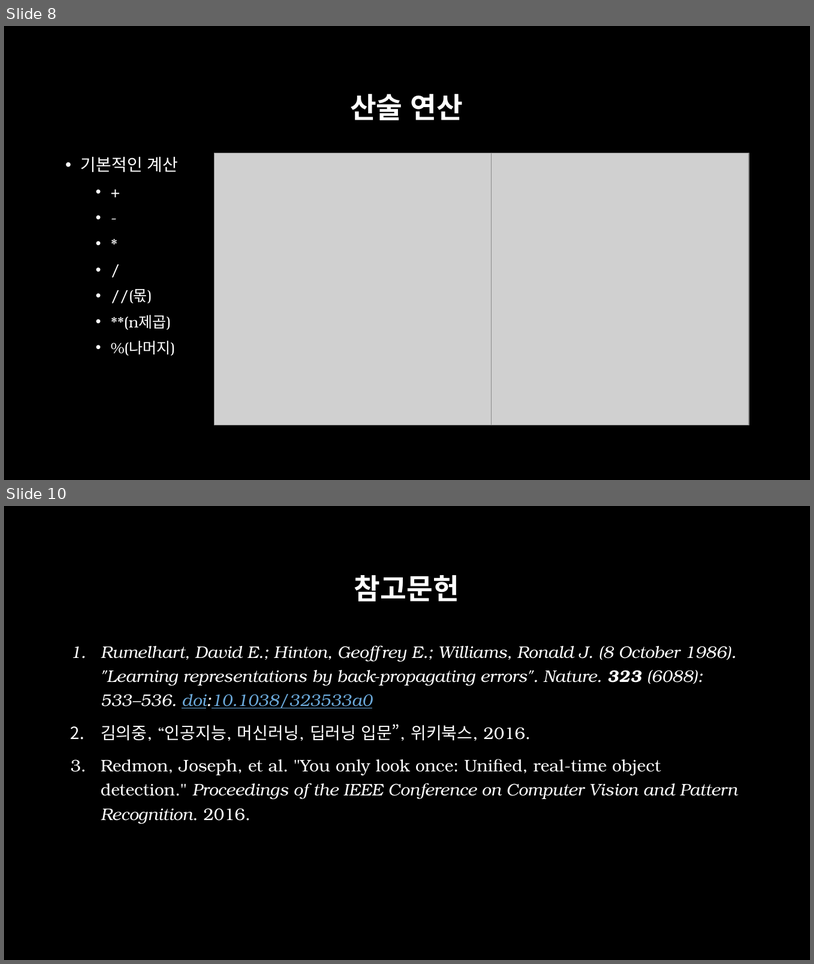
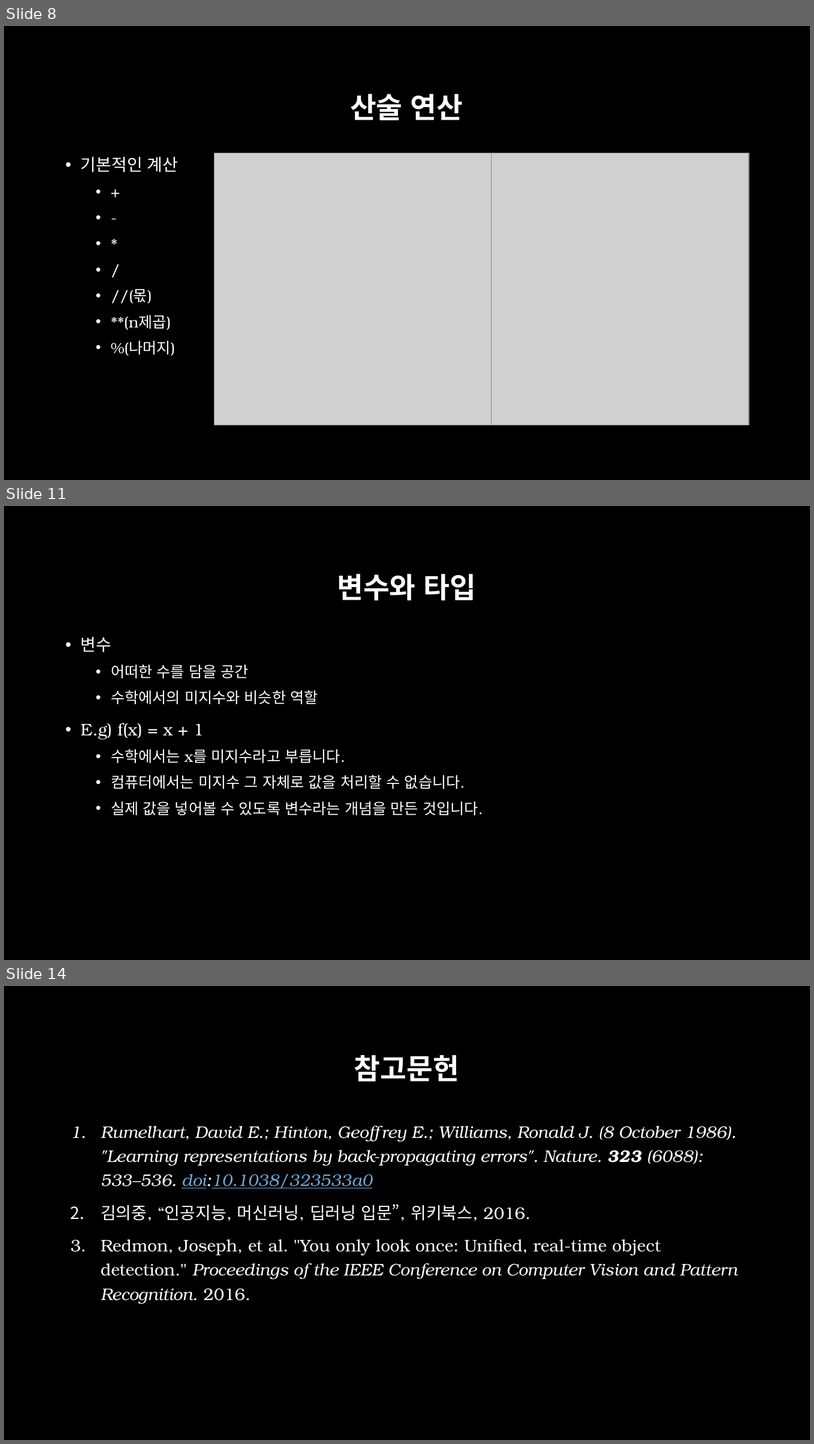
Before and after one commit to across0406/2017-GNU-Science-Camp-of-Computer-Science, a slide deck: ppt/2. 실습환경 및 Python 기초.pptx. Shown one above the other, each under a label of ours: slides 8 and 10 before the commit, slides 8, 11 and 14 after it; the slides between them are not shown. The pictures are 814x964 and 814x1444 pixels, drawn with LibreOffice and Linux fonts; fonts in the diff are those of the drawing; grey boxes stand for pictures; background and template pictures are left out. Boxes give left, top, right and bottom in pixels: in the first picture for what was removed or moved away, otherwise in the second. Text is boxed around its words. In the diff, an @@ line names an element or a change of style, - is before the commit and + after.

```diff
--- a/ppt/2. 실습환경 및 Python 기초.pptx
+++ b/ppt/2. 실습환경 및 Python 기초.pptx
@@ slide 11 added at bbox=[4, 506, 810, 960], background picture (left out) @@
@@ title added at bbox=[337, 574, 477, 601], 34 pt, text #FFFFFF, bold @@
+변수와 타입
@@ text added at bbox=[81, 637, 483, 815], 18 pt, text #FFFFFF @@
+• 변수
+  • 어떠한 수를 담을 공간
+  • 수학에서의 미지수와 비슷한 역할
+• E.g) f(x) = x + 1
+  • 수학에서는 x를 미지수라고 부릅니다.
+  • 컴퓨터에서는 미지수 그 자체로 값을 처리할 수 없습니다.
+  • 실제 값을 넣어볼 수 있도록 변수라는 개념을 만든 것입니다.
@@ what was slide 10 is now slide 14 @@
```
Also in this commit, not shown: 1 slide changed, 3 other slides added, 3 other files.
